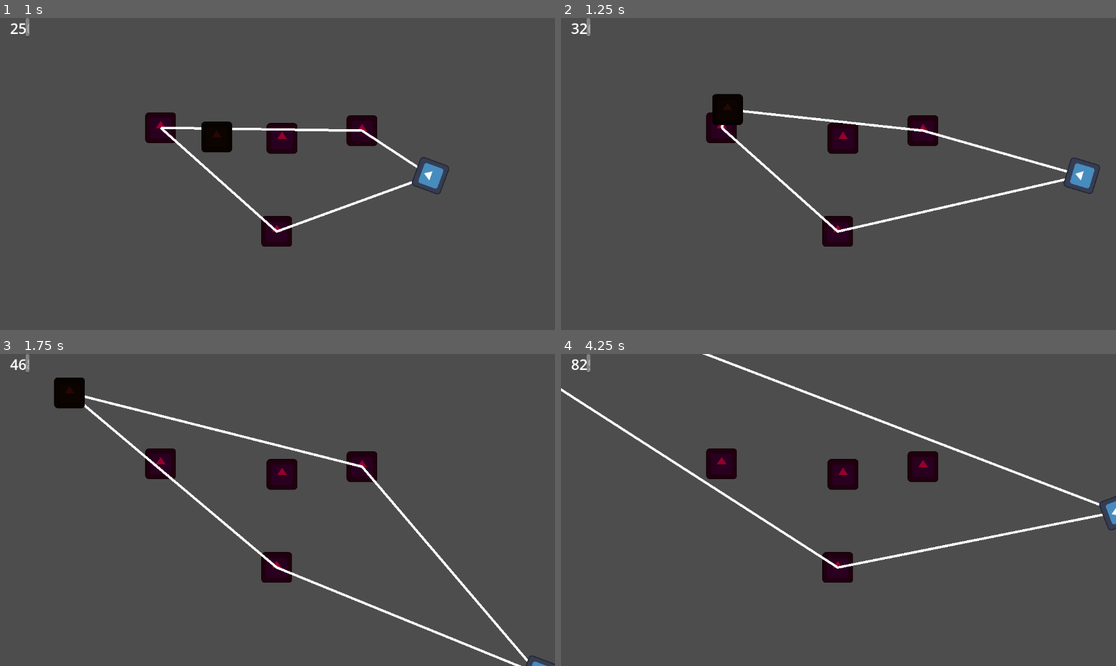
Above: before the commit, frames 1-4 (two rows, left to right).
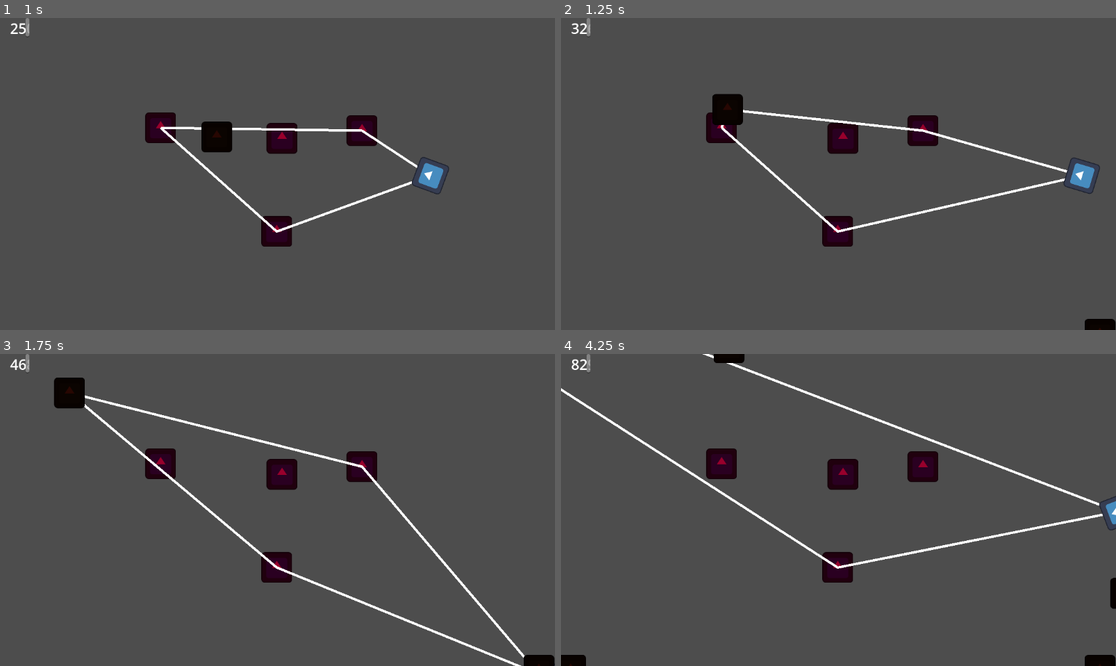
Above: after the commit, the same moments.

Repository: get-shwifty/ld54bis
Game: Godot game, scene res://logic/level/node_2d.tscn
The game is run twice, just before and just after one commit, with the same random seed, the same clock (stepped at 60 frames per second) and the same inputs. The engine's default icon, where the game draws it, is replaced by a stand-in: a white triangle on a blue panel in a dark square.
Inputs (mouse positions are in pixels of both pictures, inside the frame that each line leads up to):
- Up to frame 1 (1 s): tap Enter at 0.5 s; move the mouse to (22, 27) at 0.52 s; hold D (game_right) from 0.53 s (still down); tap Space (game_kick) at 0.6 s
- Up to frame 2 (1.25 s): keep holding D (game_right)
- Up to frame 3 (1.75 s): move the mouse to (166, 525) at 1.27 s; release D (game_right) at 1.28 s; hold S (game_down) from 1.28 s (still down); tap Space (game_kick) at 1.35 s
- Up to frame 4 (4.25 s): move the mouse to (894, 441) at 2.02 s; release S (game_down) at 2.03 s; hold D (game_right) 2.03-2.78 s; tap Space (game_kick) at 2.1, 2.85, 3.6 s; move the mouse to (810, 572) at 2.77 s; hold W (game_up) 2.78-3.53 s; move the mouse to (1005, 556) at 3.52 s; hold A (game_left) from 3.53 s (still down)

Frame 1 is identical in both runs. In frame 2, 0.2% of the frame differs, in the area x 94-100%, y 96-100%; in frame 3, 0.2%; in frame 4, 0.6%, in the area x 0-100%, y 0-100%.

Commit message:
monster spawner wip

Diff:
--- a/logic/game/enemy.tscn
+++ b/logic/game/enemy.tscn
@@ -9,6 +9,7 @@
 [node name="enemy" type="RigidBody2D"]
 collision_layer = 2
 collision_mask = 0
+gravity_scale = 0.0
 script = ExtResource("1_np3ut")
 
 [node name="Sprite2D" type="Sprite2D" parent="."]
--- /dev/null
+++ b/logic/game/enemy_spawner.gd
@@ -0,0 +1,18 @@
+extends Path2D
+class_name EnemySpawner
+
+const SCENE_ENEMY = preload('res://logic/game/enemy.tscn');
+
+@onready var spawn_pos : PathFollow2D = $SpawnPostion;
+
+func spawn_enemy():
+	spawn_pos.progress_ratio = randf()
+	var enemy = SCENE_ENEMY.instantiate();
+	enemy.position = spawn_pos.position
+
+	return enemy
+
+
+# Called every frame. 'delta' is the elapsed time since the previous frame.
+func _process(delta):
+	pass
--- /dev/null
+++ b/logic/game/enemy_spawner.tscn
@@ -0,0 +1,17 @@
+[gd_scene load_steps=3 format=3 uid="uid://bsnw1876o6rqh"]
+
+[ext_resource type="Script" path="res://logic/game/enemy_spawner.gd" id="1_h7ws4"]
+
+[sub_resource type="Curve2D" id="Curve2D_nchk2"]
+_data = {
+"points": PackedVector2Array(0, 0, 0, 0, -565, -353, 0, 0, 0, 0, 1798, -355, 0, 0, 0, 0, 1812, 986, 0, 0, 0, 0, -552, 985, 0, 0, 0, 0, -566, -352)
+}
+point_count = 5
+
+[node name="EnemySpawner" type="Path2D"]
+curve = SubResource("Curve2D_nchk2")
+script = ExtResource("1_h7ws4")
+
+[node name="SpawnPostion" type="PathFollow2D" parent="."]
+position = Vector2(-565, -353)
+rotation = -0.000846382
--- /dev/null
+++ b/logic/level/level_manager.gd
@@ -0,0 +1,18 @@
+extends Node2D
+
+@onready var enemy_spawner = $EnemySpawner as EnemySpawner;
+
+# Called when the node enters the scene tree for the first time.
+func _ready():
+	pass # Replace with function body.
+
+
+# Called every frame. 'delta' is the elapsed time since the previous frame.
+func _process(delta):
+	pass
+
+
+func _on_enemy_spawn_timer_timeout():
+	var enemy = enemy_spawner.spawn_enemy()
+	$Entities/Enemies.add_child(enemy)
+	enemy.global_position = enemy.position;
--- a/logic/level/node_2d.tscn
+++ b/logic/level/node_2d.tscn
@@ -1,13 +1,16 @@
-[gd_scene load_steps=7 format=3 uid="uid://b8ic2idqu4av4"]
+[gd_scene load_steps=9 format=3 uid="uid://b8ic2idqu4av4"]
 
+[ext_resource type="Script" path="res://logic/level/level_manager.gd" id="1_6yde8"]
 [ext_resource type="PackedScene" uid="uid://cyfin13myr6y7" path="res://logic/game/character.tscn" id="1_aaugj"]
 [ext_resource type="Texture2D" uid="uid://cdnd7g1hoq3cj" path="res://art/icon.svg" id="2_v2a6i"]
 [ext_resource type="Script" path="res://logic/manager/ElasticManager.gd" id="3_ln5d4"]
 [ext_resource type="Script" path="res://logic/game/Post.gd" id="3_okbo1"]
-[ext_resource type="PackedScene" path="res://logic/game/enemy.tscn" id="5_d32oc"]
+[ext_resource type="PackedScene" uid="uid://67ljrm4vy5fv" path="res://logic/game/enemy.tscn" id="5_d32oc"]
 [ext_resource type="Script" path="res://ui/ElasticSize.gd" id="6_aqe0t"]
+[ext_resource type="PackedScene" uid="uid://bsnw1876o6rqh" path="res://logic/game/enemy_spawner.tscn" id="7_n1ntf"]
 
 [node name="Node2D" type="Node2D"]
+script = ExtResource("1_6yde8")
 
 [node name="Camera2D" type="Camera2D" parent="."]
 position = Vector2(617, 320)
@@ -69,3 +72,15 @@
 theme_override_font_sizes/normal_font_size = 30
 autowrap_mode = 0
 script = ExtResource("6_aqe0t")
+
+[node name="EnemySpawner" parent="." instance=ExtResource("7_n1ntf")]
+
+[node name="EnemySpawnTimer" type="Timer" parent="."]
+wait_time = 1.001
+autostart = true
+
+[node name="Entities" type="Node2D" parent="."]
+
+[node name="Enemies" type="Node2D" parent="Entities"]
+
+[connection signal="timeout" from="EnemySpawnTimer" to="." method="_on_enemy_spawn_timer_timeout"]
